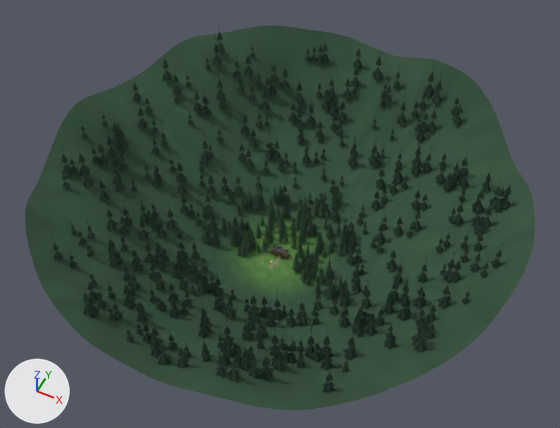
The glTF model maringotky/models/scena_drevo.glb, before and after one commit.
Rendered twice from a 50 mm camera at (86.1, -172.3, 239.4) aimed at (1.0, -2.1, 26.7). Lighting does not change. The marker at lower left points along +X, +Y and +Z. The older version comes first. Where no turn or scale is listed for an object, it has been applied to the vertices. Vertices at exactly the same position are counted once.

The first picture shows 'Les_blizko', 'Les_daleko', 'Teren' and 6 more.
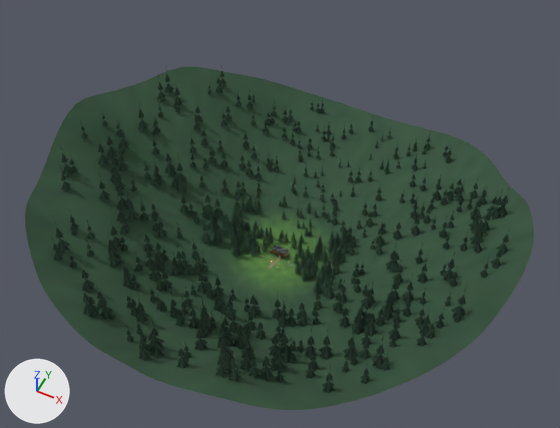
Where the newer file only moved an object's origin or applied its transform, the numbers keep the older frame.

Edits to the bpy script that builds the scene:
```text
Change me_les_blizko:
    used by ob_les_blizko; location = (-0.6, 6.3, 8.1); scale = (25.7, 25.7, 25.7)
    remove me_les_blizko.from_pydata(...)  # 11220 vertices, 10560 faces; spans x -1.0..1.0, y -0.78..0.78, z -0.29..0.29
    add me_les_blizko.from_pydata(...)  # 11220 vertices, 10560 faces; spans x -1.0..1.0, y -0.76..0.76, z -0.28..0.28
    me_les_blizko part 1: 10812 of 11220 vertices moved; they spanned x -0.98..1.0, y -0.78..0.78, z -0.29..0.29 and now span x -1.0..1.0, y -0.76..0.76, z -0.28..0.28; mean shift (-0.04, -0.12, 0.0); largest move (-0.84, 0.37, -0.14) -> (0.83, -0.43, -0.17)
    other edits to the shape of me_les_blizko do not show in these pictures
Change me_les_daleko:
    used by ob_les_daleko; location = (0.0, 0.6, 30.8); scale = (80.9, 80.9, 80.9)
    remove me_les_daleko.from_pydata(...)  # 16380 vertices, 15120 faces; spans x -1.0..1.0, y -1.0..1.0, z -0.33..0.33
    add me_les_daleko.from_pydata(...)  # 16380 vertices, 15120 faces; spans x -1.0..1.0, y -0.99..0.99, z -0.32..0.32
    me_les_daleko part 2: the loose piece of 13 vertices spanning x -0.67..-0.63, y -0.63..-0.59, z 0.01..0.04 is moved by (1.35, 0.87, -0.08)
    me_les_daleko part 3: the loose piece of 13 vertices spanning x -0.66..-0.64, y -0.62..-0.6, z 0.05..0.09 is moved by (1.35, 0.87, -0.07)
    me_les_daleko part 4: the loose piece of 13 vertices spanning x 0.34..0.38, y 0.4..0.44, z -0.23..-0.19 is moved by (-0.18, -1.25, 0.31)
    me_les_daleko part 5: the loose piece of 13 vertices spanning x 0.43..0.49, y -0.62..-0.58, z -0.12..-0.07 is moved by (-0.13, 0.94, -0.15)
    me_les_daleko part 6: the loose piece of 13 vertices spanning x 0.44..0.47, y -0.61..-0.59, z -0.06..-0.01 is moved by (-0.13, 0.94, -0.15)
    me_les_daleko part 7: the loose piece of 13 vertices spanning x 0.63..0.67, y 0.46..0.5, z -0.05..-0.02 is moved by (-0.04, -0.93, 0.03)
    me_les_daleko part 8: the loose piece of 13 vertices spanning x -0.29..-0.25, y 0.35..0.39, z -0.27..-0.23 is moved by (-0.62, -0.74, 0.35)
    me_les_daleko part 9: the loose piece of 13 vertices spanning x 0.15..0.21, y 0.84..0.89, z 0.0..0.05 is scaled about its middle by (0.718, 0.717, 0.702), then moved by (-0.19, -1.46, -0.14)
    me_les_daleko part 10: the loose piece of 13 vertices spanning x 0.16..0.19, y 0.85..0.88, z 0.06..0.11 is scaled about its middle by (0.724, 0.726, 0.702), then moved by (-0.19, -1.46, -0.16)
    me_les_daleko part 11: 16068 of 16380 vertices moved; they spanned x -1.0..1.0, y -1.0..1.0, z -0.33..0.33 and now span x -1.0..1.0, y -0.99..0.99, z -0.32..0.32; mean shift (0.01, 0.0, -0.01); largest move (-0.23, 0.98, 0.06) -> (0.26, -0.88, 0.16)
    other edits to the shape of me_les_daleko do not show in these pictures
Change me_teren:
    used by ob_teren; location = (0.0, 0.0, 24.9)
    remove me_teren.from_pydata(...)  # 4929 vertices, 9744 faces; spans x -88.0..88.0, y -88.0..88.0, z -25.0..25.0
    add me_teren.from_pydata(...)  # 4929 vertices, 9744 faces; spans x -88.0..88.0, y -88.0..88.0, z -25.0..22.0
    me_teren part 12: 806 of 4929 vertices moved; they spanned x -87.0..87.0, y 11.0..88.0, z -24.0..25.0 and now span x -87.0..87.0, y 11.0..88.0, z -25.0..18.0; mean shift (0.0, 0.0, -8.0); largest move (-10.0, 87.0, 19.0) -> (-10.0, 87.0, -18.0)
Change ob_les_blizko:
    ob_les_blizko.location: (-0.6, 6.3, 8.1) -> (-0.2, 6.1, 7.7)
    ob_les_blizko.scale: (25.7, 25.7, 25.7) -> (26.3, 26.3, 26.3)
Change ob_les_daleko:
    ob_les_daleko.location: (0.0, 0.6, 30.8) -> (0.2, -1.4, 27.0)
    ob_les_daleko.scale: (80.9, 80.9, 80.9) -> (81.1, 81.1, 81.1)
```

What differs and where, as boxes (x1, y1, x2, y2) in the pictures (560 x 428 px; the box of a moved part takes in the faces that stretch with it):
'Teren', reshaped (11% shorter): before (25, 25, 535, 410); after (25, 67, 534, 410)
'Les_daleko', reshaped, moved, rescaled (12% shorter): before (52, 21, 513, 393); after (52, 64, 510, 393)
'Les_blizko', reshaped, moved, rescaled (7% shorter): before (212, 186, 348, 294); after (213, 195, 348, 295)
part 2 of me_les_daleko, moved or reshaped: before (78, 237, 87, 246); after (438, 229, 447, 238)
part 3 of me_les_daleko, moved or reshaped: before (78, 230, 83, 238); after (442, 222, 447, 229)
part 4 of me_les_daleko, moved or reshaped (not visible afterwards): before (380, 195, 388, 204)
part 5 of me_les_daleko, moved or reshaped: before (311, 351, 322, 363); after (365, 218, 373, 227)
part 6 of me_les_daleko, moved or reshaped: before (314, 343, 320, 352); after (368, 211, 372, 218)
part 7 of me_les_daleko, moved or reshaped: before (450, 181, 454, 188); after (360, 336, 371, 345)
part 8 of me_les_daleko, moved or reshaped: before (263, 167, 270, 175); after (61, 181, 71, 191)
part 9 of me_les_daleko, moved or reshaped: before (384, 94, 392, 105); after (210, 322, 217, 329)
part 10 of me_les_daleko, moved or reshaped: before (386, 85, 392, 94); after (210, 317, 215, 323)
part 11 of me_les_daleko, moved or reshaped: before (55, 32, 513, 377); after (55, 64, 509, 384)
part 12 of me_teren, moved or reshaped: before (94, 25, 535, 260); after (94, 67, 534, 262)
